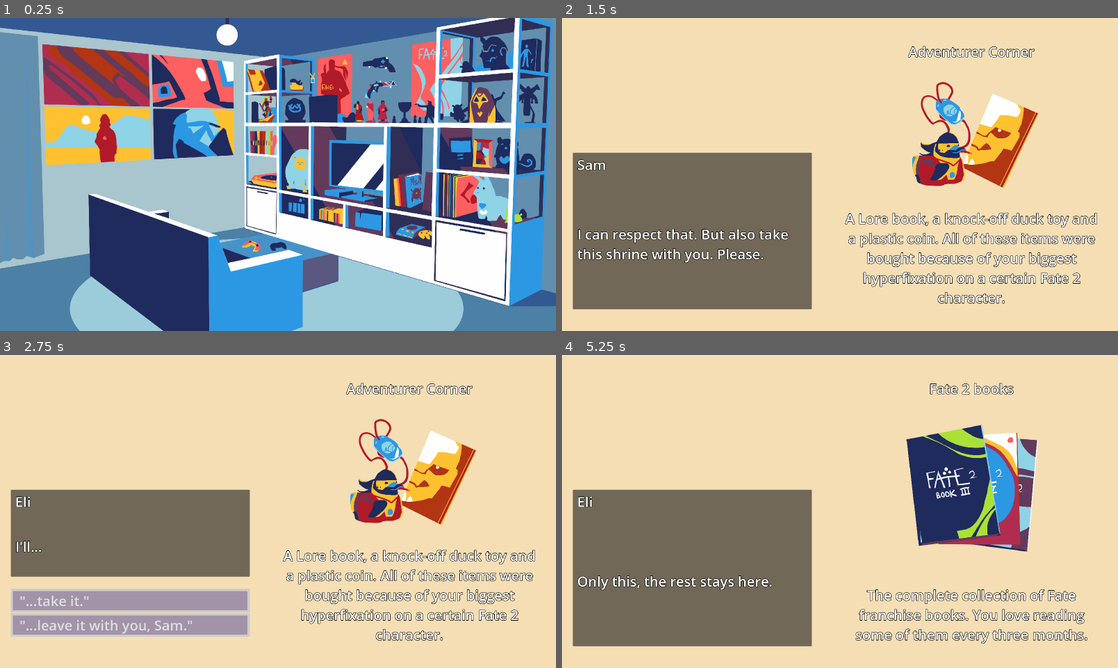
Above: before the commit, frames 1-4 (two rows, left to right).
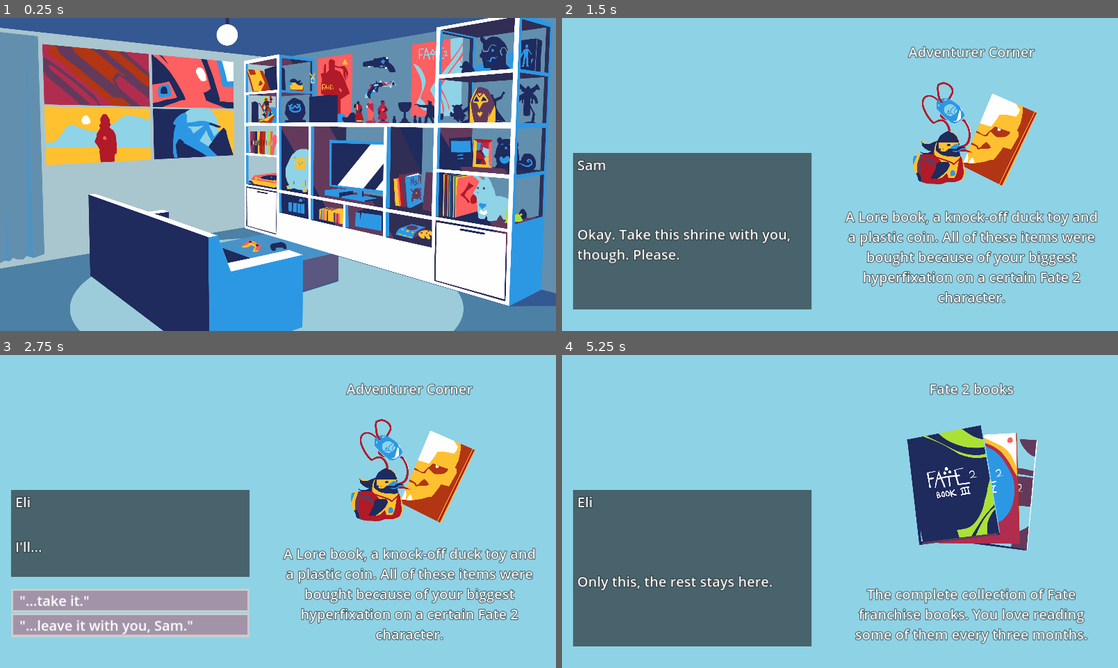
Above: after the commit, the same moments.

Repository: milana-94888u/by-the-shelf
Game: Godot game, scene res://src/scenes/room/room.tscn
Two runs of this game, one before a commit and one after it. Both use one fixed random seed, a clock stepped at 60 frames per second and the inputs below.
Inputs (mouse positions are in pixels of both pictures, inside the frame that each line leads up to):
- Up to frame 1 (0.25 s): no input
- Up to frame 2 (1.5 s): tap Enter (ui_accept) at 0.5, 0.77, 1.25 s; move the mouse to (845, 80) at 0.52 s; click (845, 80) at 0.67 s; move the mouse to (701, 111) at 1.27 s; click (701, 111) at 1.42 s
- Up to frame 3 (2.75 s): tap Enter (ui_accept) at 1.52, 2 s; move the mouse to (266, 448) at 2.02 s; click (266, 448) at 2.17 s
- Up to frame 4 (5.25 s): click "'...take it.'" at 2.75 s; tap Enter (ui_accept) at 3.5, 3.77, 4.25, 4.52 s; move the mouse to (828, 480) at 3.52 s; click (828, 480) at 3.67 s; move the mouse to (828, 517) at 4.27 s; click (828, 517) at 4.42 s; click "Take only Adventurer book" at 5 s

The runs differ from the first frame. In frame 1, 2.4% of the frame differs, in the area x 0-100%, y 0-100%; in frame 2, 96%; in frame 3, 90%; in frame 4, 92%.

Commit message:
Added and edited dialogs, changes of BG for dialogues

Diff:
--- a/project.godot
+++ b/project.godot
@@ -24,7 +24,7 @@
 
 window/size/viewport_width=2560
 window/size/viewport_height=1440
-window/stretch/mode="viewport"
+window/stretch/mode="canvas_items"
 
 [input]
 
@@ -39,6 +39,5 @@
 
 [rendering]
 
-textures/canvas_textures/default_texture_filter=0
 renderer/rendering_method="gl_compatibility"
 renderer/rendering_method.mobile="gl_compatibility"
--- a/resources/dialog_theme.tres
+++ b/resources/dialog_theme.tres
@@ -17,6 +17,8 @@
 
 [resource]
 default_font_size = 64
+Button/colors/font_color = Color(1, 1, 1, 1)
+Button/fonts/font = null
 Button/styles/normal = SubResource("StyleBoxFlat_raed3")
 Label/colors/font_outline_color = Color(0, 0, 0, 1)
 Label/constants/outline_size = 8
--- a/src/scenes/room/room.tscn
+++ b/src/scenes/room/room.tscn
@@ -74,12 +74,12 @@
 [sub_resource type="Resource" id="Resource_52hcd"]
 script = ExtResource("7_b0giy")
 said_by = "Eli"
-line_text = "Well, He's a loser and has tboy swag like no one else does. Besides his tragic backstory, that was enough for me."
+line_text = "Well, He's a loser with tboy swag like no one else. Besides his tragic backstory, that was enough for me."
 
 [sub_resource type="Resource" id="Resource_ggpj5"]
 script = ExtResource("7_b0giy")
 said_by = "Sam"
-line_text = "I can respect that. But also take this shrine with you. Please."
+line_text = "Okay. Take this shrine with you, though. Please."
 
 [sub_resource type="Resource" id="Resource_84vwp"]
 script = ExtResource("7_b0giy")
@@ -123,12 +123,12 @@
 [sub_resource type="Resource" id="Resource_j7jgi"]
 script = ExtResource("7_b0giy")
 said_by = "Sam"
-line_text = "The best among our other ducks."
+line_text = "The best in the entirety of our nerd corner."
 
 [sub_resource type="Resource" id="Resource_mqwq1"]
 script = ExtResource("8_kk5cd")
 option_text = "\"Yeah, this is the best duck.\""
-relationship_change = 0.5
+relationship_change = 0.0
 is_item_taken = false
 next_lines = Array[ExtResource("7_b0giy")]([SubResource("Resource_j7jgi")])
 
@@ -188,17 +188,17 @@
 [sub_resource type="Resource" id="Resource_fs35e"]
 script = ExtResource("7_b0giy")
 said_by = "Sam"
-line_text = "It's time to tell you the truth. One of these posters block a hole in the wall."
+line_text = "It's time to tell you the truth. One of these posters blocks a hole in the wall."
 
 [sub_resource type="Resource" id="Resource_qr2oi"]
 script = ExtResource("7_b0giy")
 said_by = "Eli"
-line_text = "Wow. Looks like it won't block it anymore, because I'm taking it with me."
+line_text = "Wow. Looks like I'm taking this poster with me."
 
 [sub_resource type="Resource" id="Resource_ixeny"]
 script = ExtResource("7_b0giy")
 said_by = "Sam"
-line_text = "You can't. I glued it so hard to the wall that it will make a bigger hole that the one before."
+line_text = "You can't. I glued it to the wall way too well."
 
 [sub_resource type="Resource" id="Resource_6a2mw"]
 script = ExtResource("7_b0giy")
@@ -207,7 +207,7 @@
 
 [sub_resource type="Resource" id="Resource_jthm2"]
 script = ExtResource("8_kk5cd")
-option_text = "\"My man.\" Give them a pat on the back."
+option_text = "\"Good job.\" Give them a pat on the back."
 relationship_change = 1.0
 is_item_taken = false
 next_lines = Array[ExtResource("7_b0giy")]([])
@@ -283,7 +283,7 @@
 script = ExtResource("9_68q71")
 options = Array[ExtResource("8_kk5cd")]([SubResource("Resource_0ppqy"), SubResource("Resource_62en8")])
 said_by = "Sam"
-line_text = "The other posters are fine. Just don't take Claus and the abstract one."
+line_text = "The other posters are fine. Just don't take Claus."
 
 [sub_resource type="Resource" id="Resource_6reia"]
 script = ExtResource("7_amljd")
@@ -342,7 +342,7 @@
 [sub_resource type="Resource" id="Resource_aipck"]
 script = ExtResource("7_b0giy")
 said_by = "Sam"
-line_text = "Buy cool stuff no matter the cost?"
+line_text = "The lesson being \"buy cool stuff no matter the cost?\""
 
 [sub_resource type="Resource" id="Resource_4wube"]
 script = ExtResource("7_b0giy")
@@ -352,14 +352,19 @@
 [sub_resource type="Resource" id="Resource_d4720"]
 script = ExtResource("7_b0giy")
 said_by = "Eli"
-line_text = "Actually, I don't think I will even have kids. But I also don't have to explain myself."
+line_text = "Actually, I don't think I will even have kids. But I also don't have to explain myself here."
+
+[sub_resource type="Resource" id="Resource_clu5x"]
+script = ExtResource("7_b0giy")
+said_by = "Sam"
+line_text = "It's cool."
 
 [sub_resource type="Resource" id="Resource_l7med"]
 script = ExtResource("8_kk5cd")
 option_text = "Take it"
-relationship_change = -1.0
+relationship_change = 0.0
 is_item_taken = true
-next_lines = Array[ExtResource("7_b0giy")]([SubResource("Resource_kofr7"), SubResource("Resource_aipck"), SubResource("Resource_4wube"), SubResource("Resource_d4720")])
+next_lines = Array[ExtResource("7_b0giy")]([SubResource("Resource_kofr7"), SubResource("Resource_aipck"), SubResource("Resource_4wube"), SubResource("Resource_d4720"), SubResource("Resource_clu5x")])
 
 [sub_resource type="Resource" id="Resource_lqnsb"]
 script = ExtResource("7_b0giy")
@@ -369,7 +374,7 @@
 [sub_resource type="Resource" id="Resource_gtr5g"]
 script = ExtResource("7_b0giy")
 said_by = "Sam"
-line_text = "It does. Our shame."
+line_text = "It does. It's our shame."
 
 [sub_resource type="Resource" id="Resource_bbdux"]
 script = ExtResource("7_b0giy")
@@ -379,7 +384,7 @@
 [sub_resource type="Resource" id="Resource_8uu1n"]
 script = ExtResource("7_b0giy")
 said_by = "Sam"
-line_text = "And wasted opportunity to use 1000 dollars for something worth these money."
+line_text = "And wasted opportunity to use 1000 dollars for something else."
 
 [sub_resource type="Resource" id="Resource_vbnb5"]
 script = ExtResource("8_kk5cd")
@@ -731,6 +736,10 @@
 item_name = "Playbox Games"
 item_description = ""
 
+[sub_resource type="Resource" id="Resource_nhoi2"]
+script = ExtResource("7_amljd")
+lines = Array[ExtResource("7_b0giy")]([])
+
 [sub_resource type="ShaderMaterial" id="ShaderMaterial_e8p7t"]
 resource_local_to_scene = true
 shader = ExtResource("4_sgcbm")
@@ -749,7 +758,76 @@
 item_closeup_texture = ExtResource("23_thq7q")
 item_collision = SubResource("RectangleShape2D_qc1vl")
 item_name = "Adventurer Figure"
-item_description = ""
+item_description = "A figure of your favorute character. He looks like he plots something."
+
+[sub_resource type="Resource" id="Resource_1y0ba"]
+script = ExtResource("7_b0giy")
+said_by = "Sam"
+line_text = "Now, another question. Why isn't this with your shrine?"
+
+[sub_resource type="Resource" id="Resource_q8le8"]
+script = ExtResource("7_b0giy")
+said_by = "Eli"
+line_text = "He's with his friends."
+
+[sub_resource type="Resource" id="Resource_8m5lc"]
+script = ExtResource("7_b0giy")
+said_by = "Sam"
+line_text = "Thought he didn't have any friends."
+
+[sub_resource type="Resource" id="Resource_hpfoa"]
+script = ExtResource("7_b0giy")
+said_by = "Eli"
+line_text = "Well at the time of this party - no. But new lore says that he's more gentle now. More friendly."
+
+[sub_resource type="Resource" id="Resource_g8r8i"]
+script = ExtResource("7_b0giy")
+said_by = "Sam"
+line_text = "Okay, maybe I didn't play new seasons and that's why I had another picure in mind."
+
+[sub_resource type="Resource" id="Resource_iotca"]
+script = ExtResource("7_b0giy")
+said_by = "Eli"
+line_text = "Perhaps."
+
+[sub_resource type="Resource" id="Resource_gvr2x"]
+script = ExtResource("7_b0giy")
+said_by = "Sam"
+line_text = "Farewell, Adventurer."
+
+[sub_resource type="Resource" id="Resource_7dpek"]
+script = ExtResource("8_kk5cd")
+option_text = "\"I'll take him with me.\""
+relationship_change = 1.0
+is_item_taken = true
+next_lines = Array[ExtResource("7_b0giy")]([SubResource("Resource_gvr2x")])
+
+[sub_resource type="Resource" id="Resource_bpkyr"]
+script = ExtResource("7_b0giy")
+said_by = "Sam"
+line_text = "It doesn't make any sense."
+
+[sub_resource type="Resource" id="Resource_m0qqn"]
+script = ExtResource("7_b0giy")
+said_by = "Eli"
+line_text = "Sometimes it shouldn't."
+
+[sub_resource type="Resource" id="Resource_vb4tu"]
+script = ExtResource("8_kk5cd")
+option_text = "\"Tha'ts why he stays.\""
+relationship_change = 0.0
+is_item_taken = false
+next_lines = Array[ExtResource("7_b0giy")]([SubResource("Resource_bpkyr"), SubResource("Resource_m0qqn")])
+
+[sub_resource type="Resource" id="Resource_wc36i"]
+script = ExtResource("9_68q71")
+options = Array[ExtResource("8_kk5cd")]([SubResource("Resource_7dpek"), SubResource("Resource_vb4tu")])
+said_by = "Sam"
+line_text = "If you leave him here, it will be kinda weird."
+
+[sub_resource type="Resource" id="Resource_kbvf6"]
+script = ExtResource("7_amljd")
+lines = Array[ExtResource("7_b0giy")]([SubResource("Resource_1y0ba"), SubResource("Resource_q8le8"), SubResource("Resource_8m5lc"), SubResource("Resource_hpfoa"), SubResource("Resource_g8r8i"), SubResource("Resource_iotca"), SubResource("Resource_wc36i")])
 
 [sub_resource type="ShaderMaterial" id="ShaderMaterial_tyjwp"]
 resource_local_to_scene = true
@@ -769,7 +847,26 @@
 item_closeup_texture = ExtResource("25_41glf")
 item_collision = SubResource("RectangleShape2D_dkhbe")
 item_name = "Friend and Miss Ern figures"
-item_description = ""
+item_description = "The rest of the Adventurer's latest group. Sam likes them both."
+
+[sub_resource type="Resource" id="Resource_8d6y7"]
+script = ExtResource("7_b0giy")
+said_by = ""
+line_text = ""
+
+[sub_resource type="Resource" id="Resource_j7uo4"]
+script = ExtResource("7_b0giy")
+said_by = ""
+line_text = ""
+
+[sub_resource type="Resource" id="Resource_sho73"]
+script = ExtResource("7_b0giy")
+said_by = ""
+line_text = ""
+
+[sub_resource type="Resource" id="Resource_r1ufs"]
+script = ExtResource("7_amljd")
+lines = Array[ExtResource("7_b0giy")]([SubResource("Resource_8d6y7"), SubResource("Resource_j7uo4"), SubResource("Resource_sho73")])
 
 [sub_resource type="ShaderMaterial" id="ShaderMaterial_16lgg"]
 resource_local_to_scene = true
@@ -976,16 +1073,19 @@
 material = SubResource("ShaderMaterial_1p3bt")
 position = Vector2(254, 188)
 item_data = SubResource("Resource_58jol")
+item_dialog = SubResource("Resource_nhoi2")
 
 [node name="Adventurer Figure" parent="Items" instance=ExtResource("1_7pd75")]
 material = SubResource("ShaderMaterial_e8p7t")
 position = Vector2(370, -286)
 item_data = SubResource("Resource_h8g84")
+item_dialog = SubResource("Resource_kbvf6")
 
 [node name="Friend and Miss Ern figures" parent="Items" instance=ExtResource("1_7pd75")]
 material = SubResource("ShaderMaterial_tyjwp")
 position = Vector2(453, -291)
 item_data = SubResource("Resource_a5fns")
+item_dialog = SubResource("Resource_r1ufs")
 
 [node name="Fate 2 Gun" parent="Items" instance=ExtResource("1_7pd75")]
 material = SubResource("ShaderMaterial_16lgg")
--- a/src/scenes/ui/dialog/dialog.tscn
+++ b/src/scenes/ui/dialog/dialog.tscn
@@ -20,7 +20,7 @@
 anchor_bottom = 1.0
 grow_horizontal = 2
 grow_vertical = 2
-color = Color(0.960784, 0.870588, 0.701961, 1)
+color = Color(0.558594, 0.824219, 0.902344, 1)
 
 [node name="HSplitContainer" type="HSplitContainer" parent="."]
 layout_mode = 1
Not shown: 1 places in src/scenes/room/room.tscn that only renumber resources
